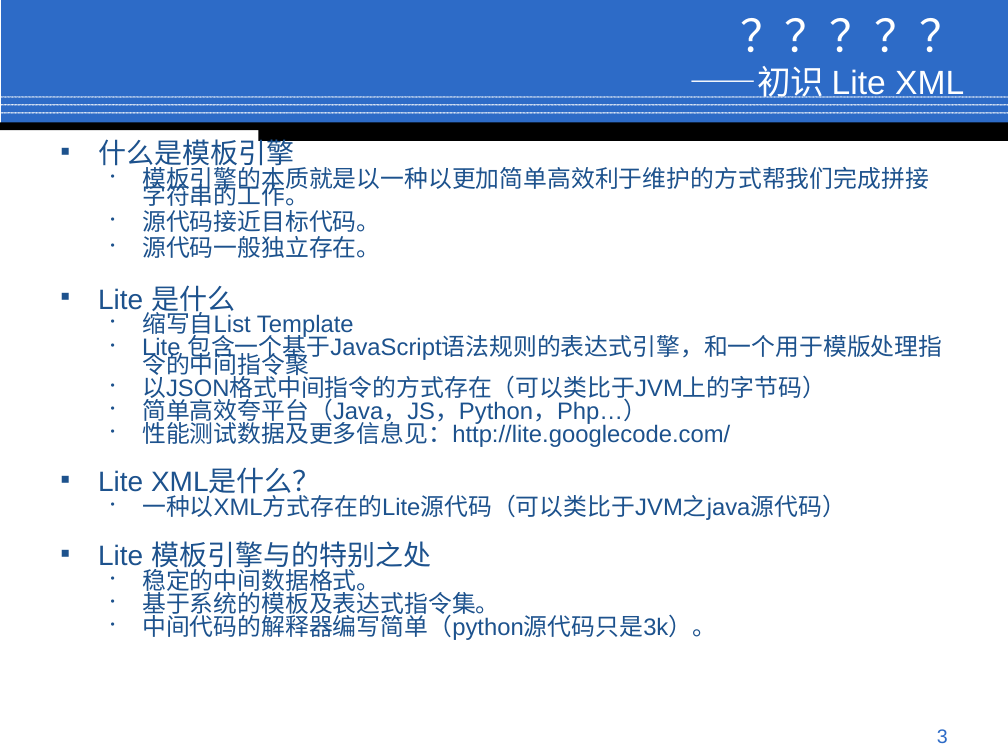
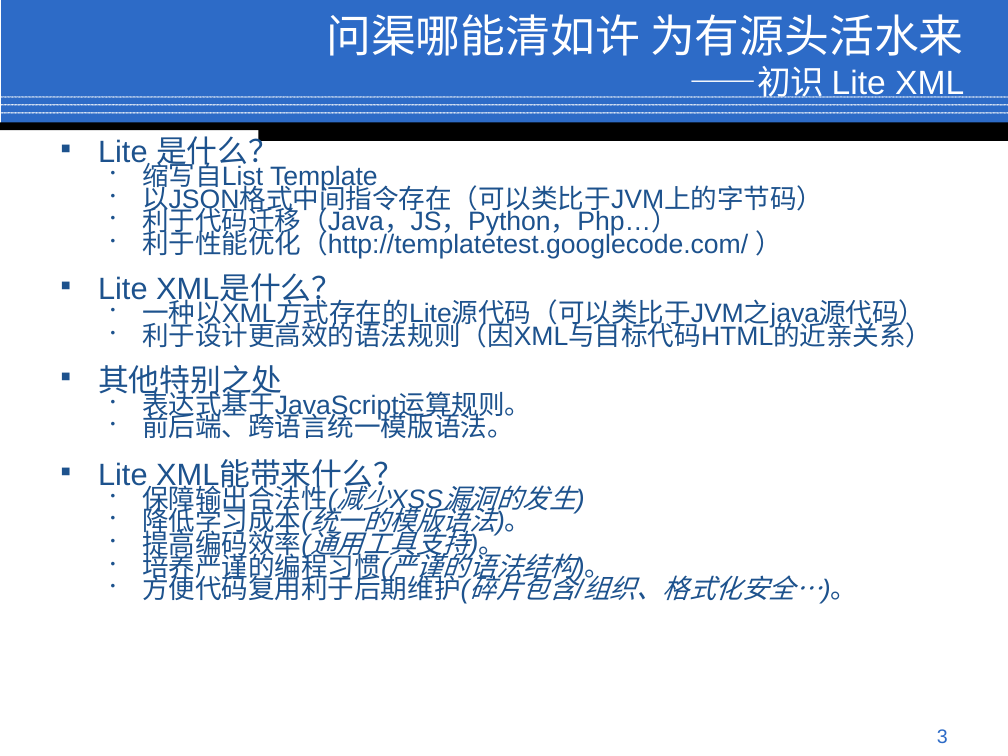
Before and after one commit to jindw/lite, a slide deck: slide 3 of trunk/Lite/web/doc/Preview.ppt. Drawn at 1008x756 pixels with LibreOffice and Linux fonts; fonts in the diff are those of the drawing; background and template pictures are left out. Boxes give left, top, right and bottom in pixels: in the first picture for what was removed or moved away, otherwise in the second. Text is boxed around its words. In the diff, an @@ line names an element or a change of style, - is before the commit and + after.

```diff
--- a/trunk/Lite/web/doc/Preview.ppt
+++ b/trunk/Lite/web/doc/Preview.ppt
@@ title at (326,14,964,98): text changed; size 24 to 32 pt @@
-？？？？？
-——初识 Lite XML
+问渠哪能清如许 为有源头活水来
+——初识 Lite XML
@@ text at (98,131,279,171): text changed; size 17 to 22 pt @@
-▪ 什么是模板引擎
-  • 模板引擎的本质就是以一种以更加简单高效利于维护的方式帮我们完成拼接字符串的工作。
-  • 源代码接近目标代码。
-  • 源代码一般独立存在。
-▪ Lite 是什么
+▪ Lite 是什么？
@@ text at (98,158,925,330): size 17 to 19 pt in "缩写自List Template", "一种以XML方式存在的Lite源代码（可以类比于JVM之java源代码）"; size 20 to 22 pt in "Lite XML是什么？"; line spacing 0.6 to 0.5 @@
@@ text at (142,180,823,259): text changed; size 17 to 19 pt @@
-  • Lite 包含一个基于JavaScript语法规则的表达式引擎，和一个用于模版处理指令的中间指令聚
-  • 以JSON格式中间指令的方式存在（可以类比于JVM上的字节码）
-  • 简单高效夸平台（Java，JS，Python，Php…）
-  • 性能测试数据及更多信息见：http://lite.googlecode.com/
+  • 以JSON格式中间指令存在（可以类比于JVM上的字节码）
+  • 利于代码迁移（Java，JS，Python，Php…）
+  • 利于性能优化（http://templatetest.googlecode.com/ ）
@@ text at (98,317,932,604): text changed; size 17 to 19 pt @@
-▪ Lite 模板引擎与的特别之处
-  • 稳定的中间数据格式。
-  • 基于系统的模板及表达式指令集。
-  • 中间代码的解释器编写简单（python源代码只是3k）。
+  • 利于设计更高效的语法规则（因XML与目标代码HTML的近亲关系）
+▪ 其他特别之处
+  • 表达式基于JavaScript运算规则。
+  • 前后端、跨语言统一模版语法。
+▪ Lite XML能带来什么？
+  • 保障输出合法性(减少XSS漏洞的发生)
+  • 降低学习成本(统一的模版语法)。
+  • 提高编码效率(通用工具支持)。
+  • 培养严谨的编程习惯(严谨的语法结构)。
+  • 方便代码复用利于后期维护(碎片包含/组织、格式化安全…)。
```
Also in this commit, not shown: 8 other slides changed.
